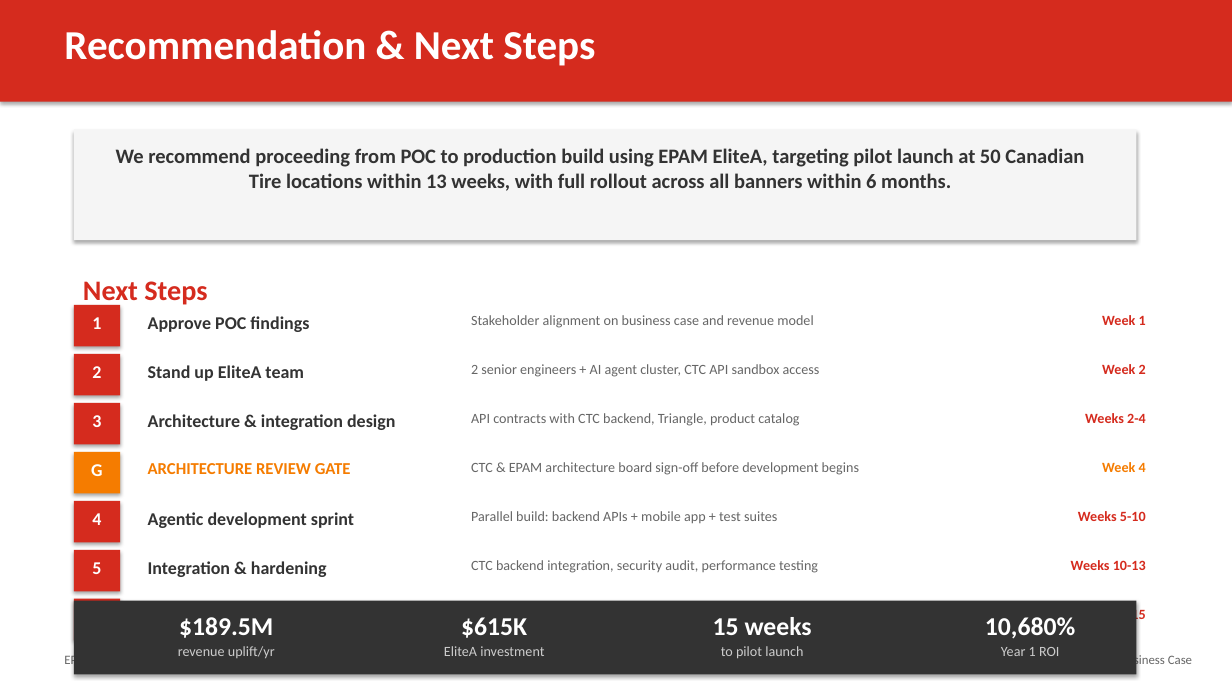
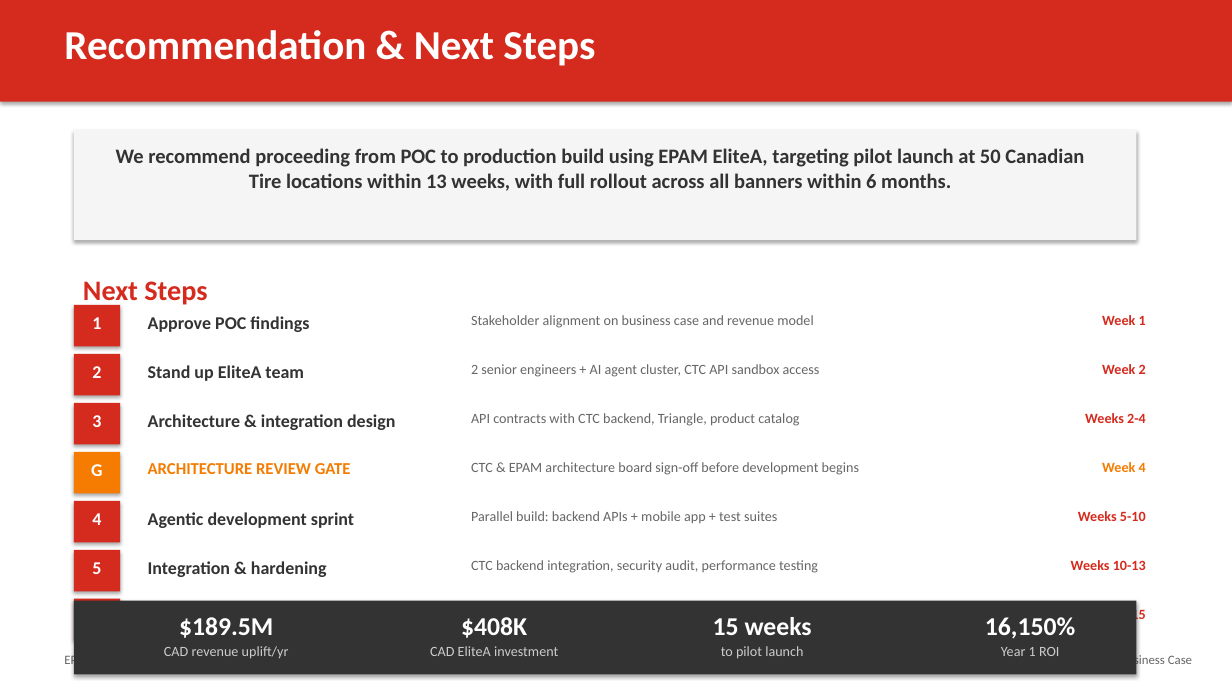
Before and after one commit to ksyed0/CTC-Mobile-Wishlist, a slide deck: slide 16 of docs/CTC_Mobile_Wishlist_Business_Case.pptx. Drawn at 1232x693 pixels with LibreOffice and Linux fonts; fonts in the diff are those of the drawing. Boxes give left, top, right and bottom in pixels: in the first picture for what was removed or moved away, otherwise in the second. Text is boxed around its words. In the diff, an @@ line names an element or a change of style, - is before the commit and + after.

```diff
--- a/docs/CTC_Mobile_Wishlist_Business_Case.pptx
+++ b/docs/CTC_Mobile_Wishlist_Business_Case.pptx
@@ text at box(461, 617, 527, 638): text changed @@
-$615K
+$408K
@@ text at box(985, 617, 1075, 638): text changed @@
-10,680%
+16,150%
@@ text at box(164, 646, 289, 658): text changed @@
-revenue uplift/yr
+CAD revenue uplift/yr
@@ text at box(430, 646, 558, 656): text changed @@
-EliteA investment
+CAD EliteA investment
```
Also in this commit, not shown: 4 other slides changed, 3 other files.
